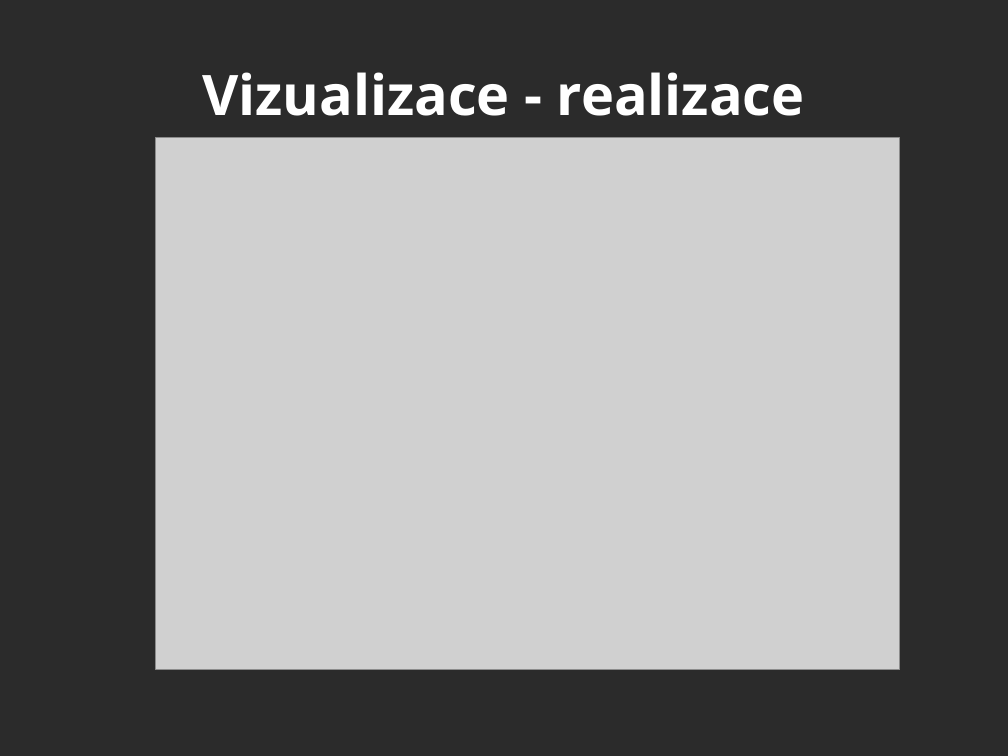
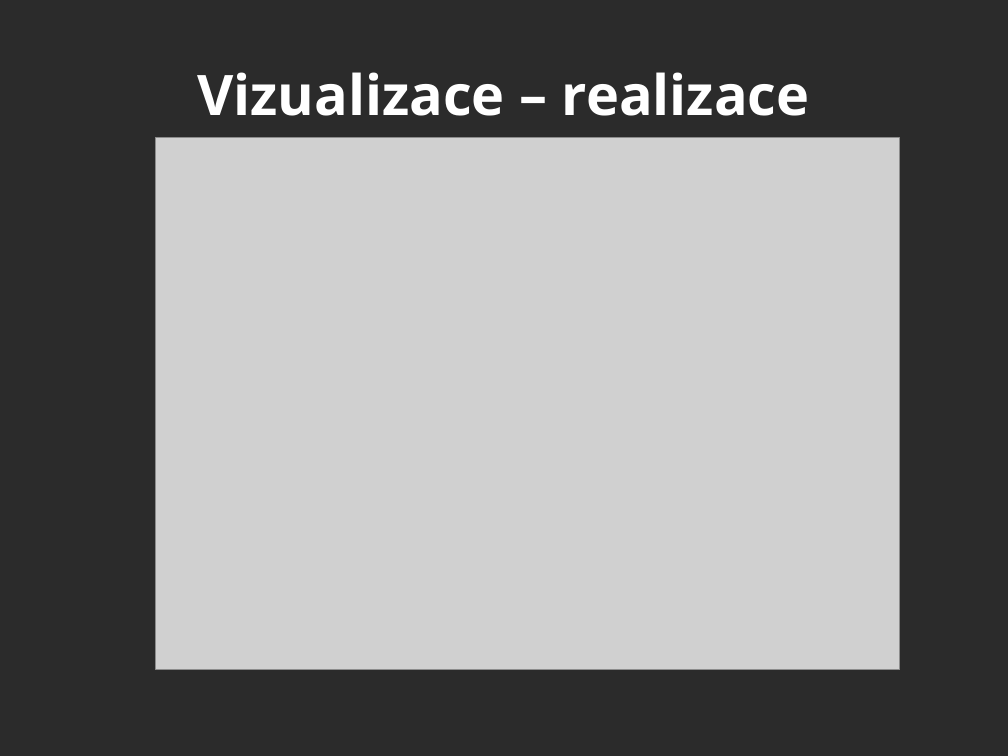
Before and after one commit to repli2dev/pa055-vizualization, a slide deck: slide 4 of Presentations/final-presentation.odp. Drawn at 1008x756 pixels with LibreOffice and Linux fonts; fonts in the diff are those of the drawing; grey boxes stand for pictures; background and template pictures are left out; a plain dark background stands for a picture behind light text. Boxes give left, top, right and bottom in pixels: in the first picture for what was removed or moved away, otherwise in the second. Text is boxed around its words. In the diff, an @@ line names an element or a change of style, - is before the commit and + after.

Commit message:
Fix typos in presentation

```diff
--- a/Presentations/final-presentation.odp
+++ b/Presentations/final-presentation.odp
@@ title at (197,72,810,116): text changed @@
-Vizualizace - realizace
+Vizualizace – realizace
```
Also in this commit, not shown: 3 other slides changed.
